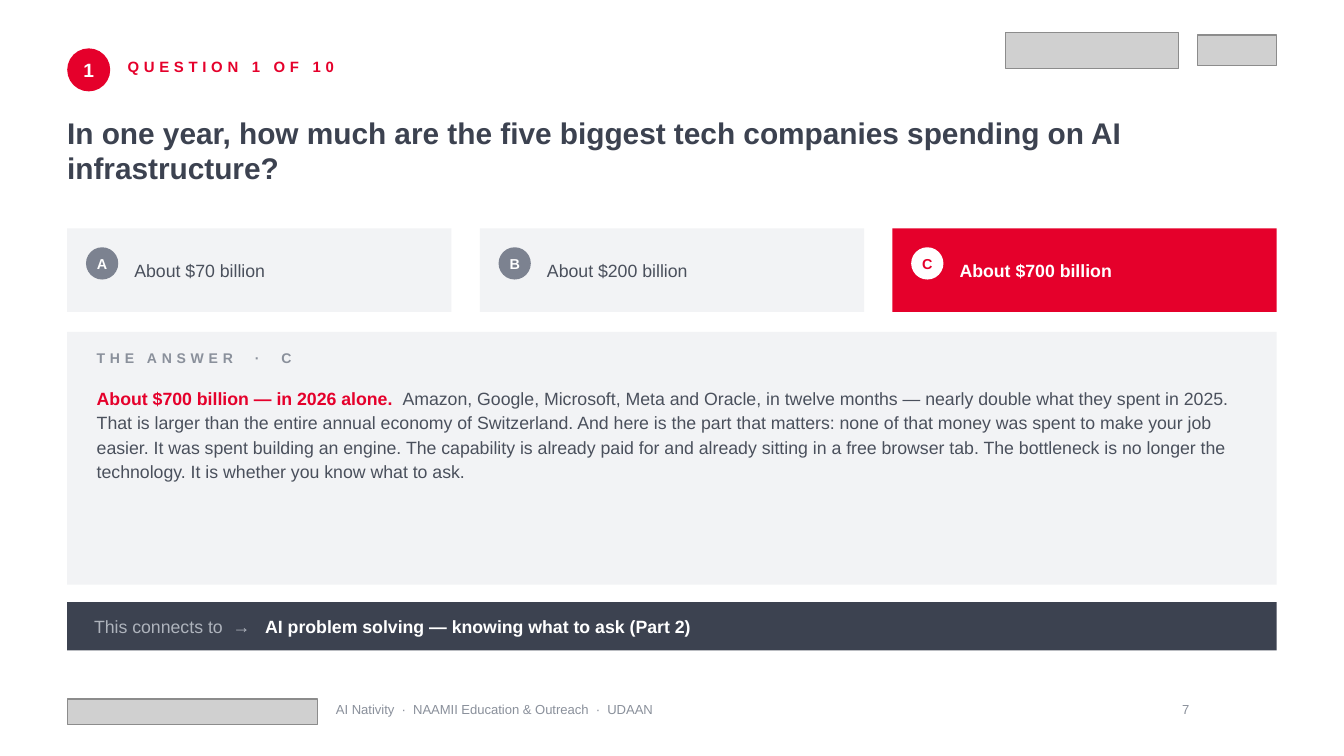
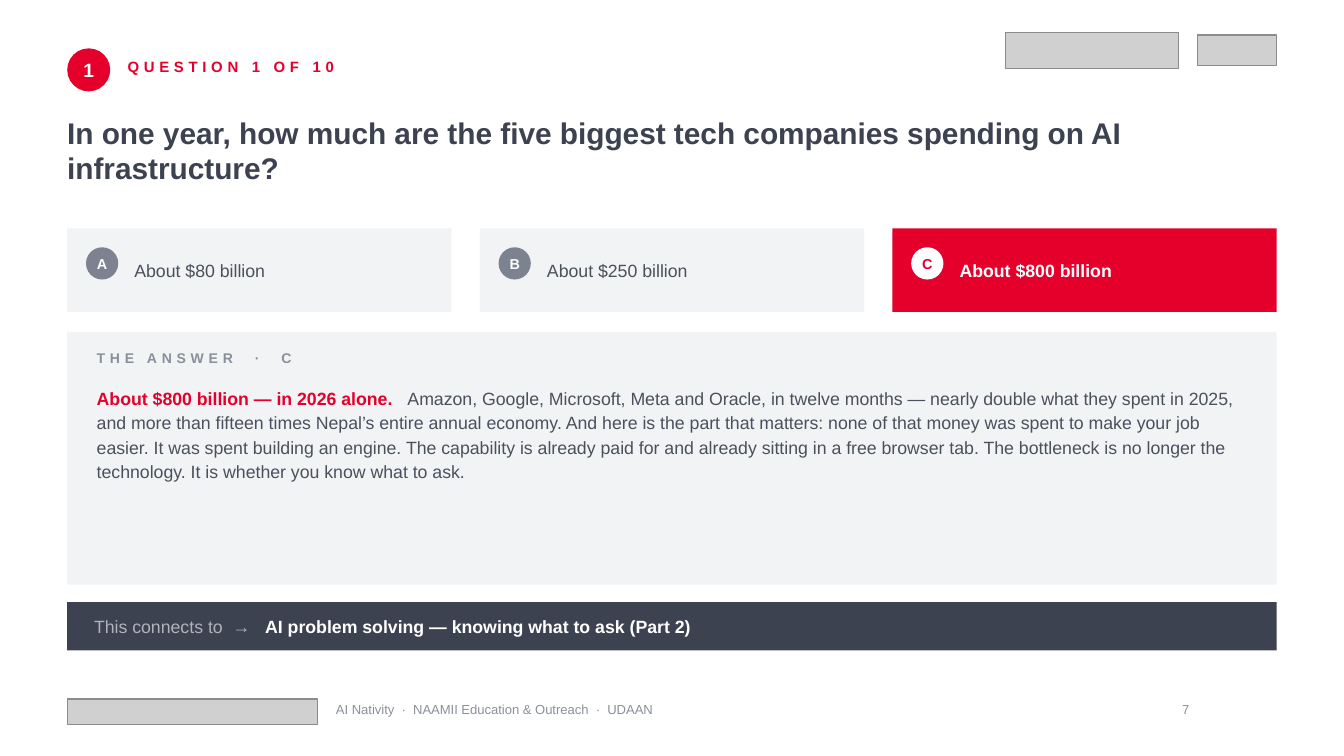
Before and after one commit to gitparihub-NAAMII/EU-UDAAN, a slide deck: slide 7 of AI Native/6-workshops/ai-nativity-2026/final/deck/ai-nativity-2026.pptx. Drawn at 1344x756 pixels with LibreOffice and Linux fonts; fonts in the diff are those of the drawing; grey boxes stand for pictures; background and template pictures are left out. Boxes give left, top, right and bottom in pixels: in the first picture for what was removed or moved away, otherwise in the second. Text is boxed around its words. In the diff, an @@ line names an element or a change of style, - is before the commit and + after.

```diff
--- a/AI Native/6-workshops/ai-nativity-2026/final/deck/ai-nativity-2026.pptx
+++ b/AI Native/6-workshops/ai-nativity-2026/final/deck/ai-nativity-2026.pptx
@@ text at <box>134,264,265,278</box>: text changed @@
-About $70 billion
+About $80 billion
@@ text at <box>547,264,687,278</box>: text changed @@
-About $200 billion
+About $250 billion
@@ text at <box>960,264,1112,279</box>: text changed @@
-About $700 billion
+About $800 billion
@@ text at <box>97,392,1233,482</box>: text changed @@
-About $700 billion — in 2026 alone. Amazon, Google, Microsoft, Meta and Oracle, in twelve months — nearly double what they spent in 2025. That is larger than the entire annual economy of Switzerland. And here is the part that matters: none of that money was spent to make your job easier. It was spent building an engine. The capability is already paid for and already sitting in a free browser tab. The bottleneck is no longer the technology. It is whether you know what to ask.
+About $800 billion — in 2026 alone. Amazon, Google, Microsoft, Meta and Oracle, in twelve months — nearly double what they spent in 2025, and more than fifteen times Nepal’s entire annual economy. And here is the part that matters: none of that money was spent to make your job easier. It was spent building an engine. The capability is already paid for and already sitting in a free browser tab. The bottleneck is no longer the technology. It is whether you know what to ask.
```
Also in this commit, not shown: 15 other slides changed, 5 other files.
